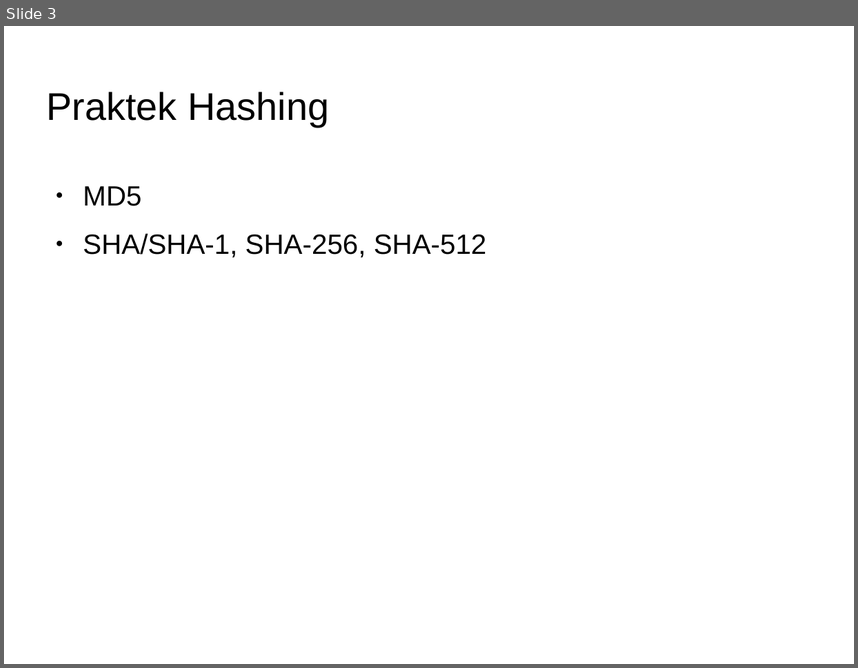
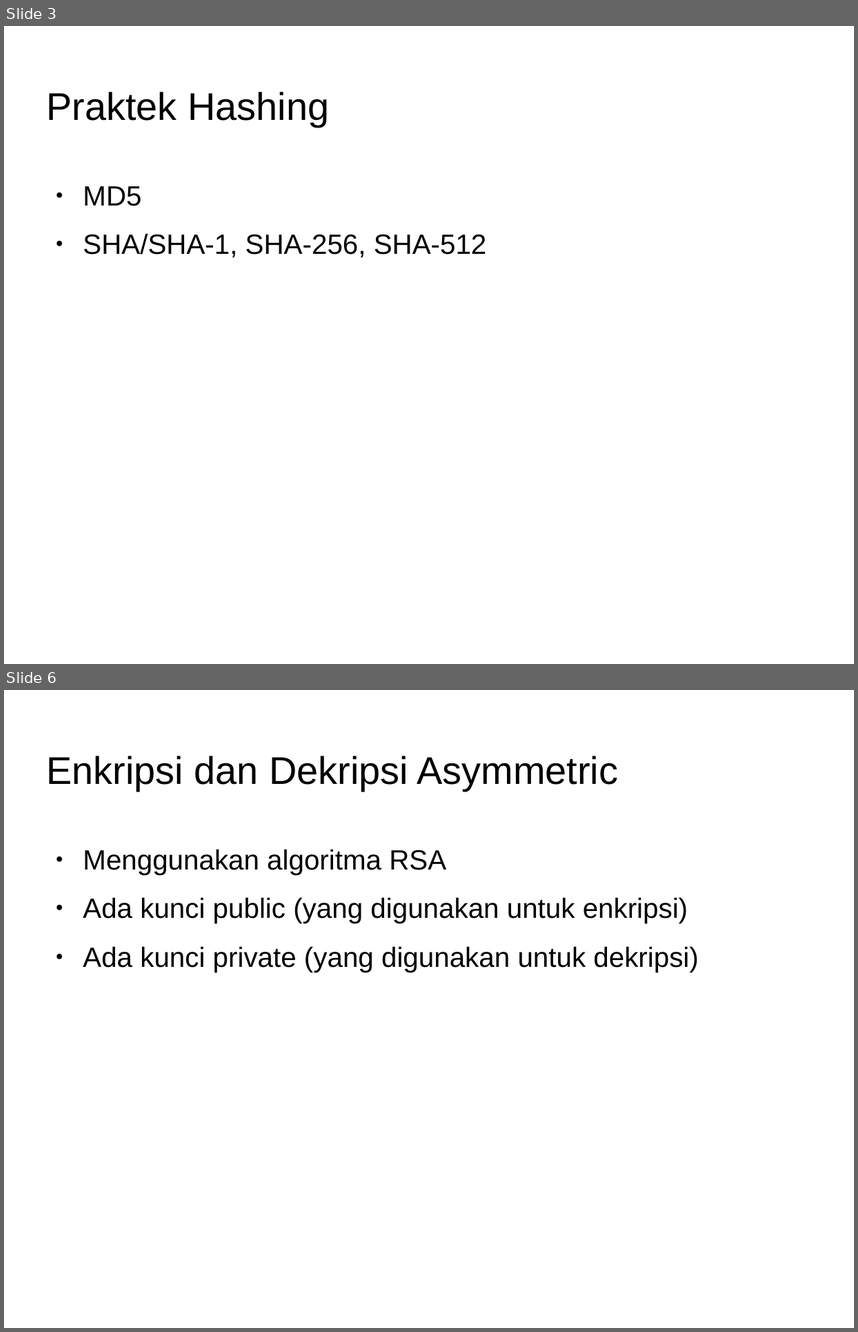
Before and after one commit to Dickyfathur7/pemrograman-komputer-2, a slide deck: 10-cryptography-BELUM-SELESAI/slide-crypto.odp. Shown one above the other, each under a label of ours: slide 3 before the commit, slides 3 and 6 after it; the slides between them are not shown. The pictures are 858x668 and 858x1332 pixels, drawn with LibreOffice and Linux fonts; fonts in the diff are those of the drawing; background and template pictures are left out. Boxes give left, top, right and bottom in pixels: in the first picture for what was removed or moved away, otherwise in the second. Text is boxed around its words. In the diff, an @@ line names an element or a change of style, - is before the commit and + after.

```diff
--- a/10-cryptography-BELUM-SELESAI/slide-crypto.odp
+++ b/10-cryptography-BELUM-SELESAI/slide-crypto.odp
@@ slide 6 added at [4, 690, 854, 1328], background picture (left out) @@
@@ title added at [47, 756, 619, 791], 36 pt, text #000000 @@
+Enkripsi dan Dekripsi Asymmetric
@@ text added at [83, 849, 698, 972], 26 pt, text #000000 @@
+● Menggunakan algoritma RSA
+● Ada kunci public (yang digunakan untuk enkripsi)
+● Ada kunci private (yang digunakan untuk dekripsi)
```
Also in this commit, not shown: 1 slide changed, 2 other slides added.
